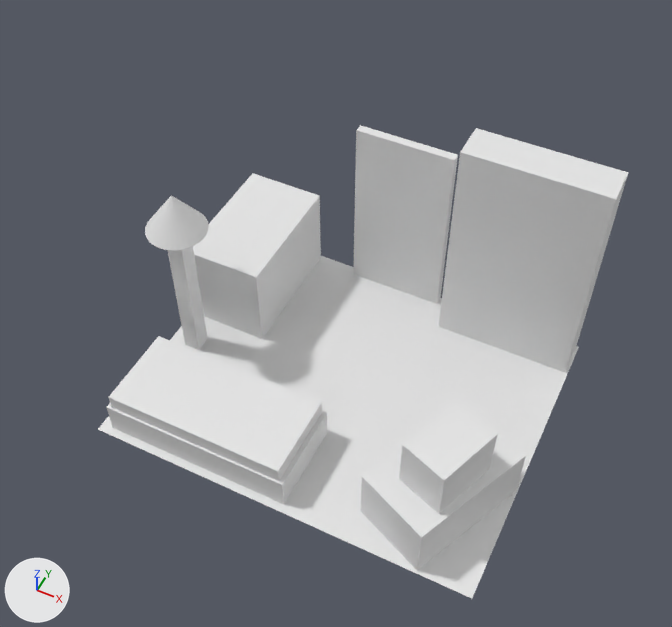
Before and after pictures for a commit that changed the Blender file Assets/Assets/MainMenu/GrayBox.blend.
One viewpoint serves both versions: a 50 mm camera at (12.7, -26.7, 38.7) aimed at (-0.3, -0.8, 6.3). The axes (+X, +Y, +Z) are drawn at lower left. The lights are the same throughout.
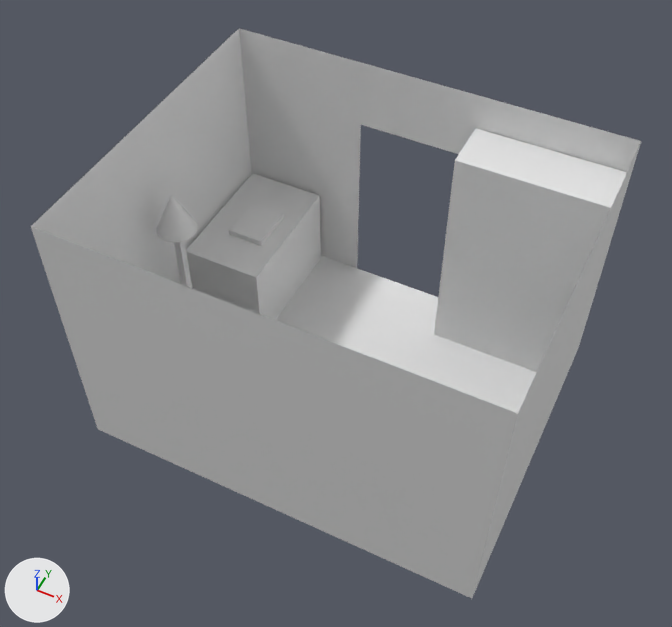
Commit message: Shit-box sorry

Where the newer file only moved an object's origin or applied its transform, the numbers keep the older frame.

What changed in the scene script:
```text
Add me_cube_011:
    me_cube_011.from_pydata([(-1.0, -1.0, -1.0), (-1.0, -1.0, 1.31), (-1.0, 1.0, -1.0), (-1.0, 1.0, 1.31), (1.0, -1.0, -1.0), (1.0, -1.0, 1.31), (1.0, 1.0, -1.0), (1.0, 1.0, 1.31), (-1.0, 0.0, -1.0), (-1.0, 0.0, 1.0), (1.0, 0.0, -1.0), (1.0, 0.0, 1.0)], [], [(8, 9, 3, 2), (2, 3, 7, 6), (10, 11, 5, 4), (4, 5, 1, 0), (8, 10, 4, 0), (11, 9, 1, 5), (7, 3, 9, 11), (2, 6, 10, 8), (6, 7, 11, 10), (0, 1, 9, 8)])
Add me_cube_007:
    me_cube_007.from_pydata([(-1.0, -1.0, -1.0), (-1.0, -1.0, 1.0), (-1.0, 1.0, -1.0), (-1.0, 1.0, 1.0), (1.0, -1.0, -1.0), (1.0, -1.0, 1.0), (1.0, 1.0, -1.0), (1.0, 1.0, 1.0)], [], [(0, 2, 3, 1), (2, 6, 7, 3), (6, 4, 5, 7), (4, 0, 1, 5)])
Change ob_cube:
    ob_cube.rotation_euler: (0.0, 0.0, -1.99) -> (0.0, 0.0, 0.0)  # degrees (0, 0, -114) -> degrees (0, 0, 0)
    ob_cube: bpy.data.objects.new('Cube', me_cube_001) -> bpy.data.objects.new('Cube', me_cube_011)
    ob_cube.location: (6.85, -4.15, 1.5) -> (-7.44, 4.16, 4.8)
    ob_cube.scale: (3.21, 1.94, 1.53) -> (0.965, 1.22, 0.25)
Change ob_cube_001:
    ob_cube_001: bpy.data.objects.new('Cube.001', me_cube_002) -> bpy.data.objects.new('Cube.001', me_cube_006)
Change ob_cube_002:
    ob_cube_002: bpy.data.objects.new('Cube.002', me_cube_003) -> bpy.data.objects.new('Cube.002', me_cube_002)
    ob_cube_002.location: (-8.65, -0.92, 4.56) -> (-4.5, -5.32, 2.13)
    ob_cube_002.rotation_euler: (0.0, 0.0, 0.0) -> (0.0, 0.0, -1.571)  # degrees (0, 0, 0) -> degrees (0, 0, -90)
    ob_cube_002.scale: (0.437, 0.437, 4.59) -> (2.16, 4.66, 0.437)
Change ob_cube_003:
    ob_cube_003.location: (6.26, 6.96, 6.02) -> (6.26, 6.63, 6.02)
    ob_cube_003.scale: (1.0, 3.6, 6.03) -> (1.32, 3.6, 6.03)
Change ob_cube_004:
    ob_cube_004.scale: (2.61, 0.233, 5.14) -> (2.61, 0.467, 5.14)
    add ob_cube_004.hide_set(True)
Change ob_cone:
    ob_cone.scale: (1.51, 1.51, 1.03) -> (0.977, 0.977, 1.02)
Add ob_stand:
    ob_stand = bpy.data.objects.new('Stand', me_cube_003)
    ob_stand.location = (-8.65, -0.92, 4.56)
    ob_stand.scale = (0.182, 0.182, 4.64)
Add ob_walls:
    ob_walls = bpy.data.objects.new('Walls', me_cube_007)
    ob_walls.location = (0.0, 0.0, 6.9)
    ob_walls.scale = (10.0, 8.0, 6.9)
    _m = ob_walls.modifiers.new('Boolean', 'BOOLEAN')
    _m.object = ob_cube_004
```

Where the change shows, as pixel boxes [x1, y1, x2, y2] in the pictures (672 x 627 px):
'Walls', shown, added
    after: [31, 28, 641, 598]
'Cube.003', moved, rescaled
    before: [439, 128, 628, 372]
    after: [434, 128, 627, 372]
'Cube.004', hidden
    before: [353, 125, 458, 304]
'Cube', reshaped, moved, rescaled, turned
    before: [360, 402, 526, 570]
    after: [229, 203, 284, 246]
'Cone', rescaled (34% narrower, 15% shorter)
    before: [145, 196, 209, 250]
    after: [156, 196, 198, 242]
'Cube.002', reshaped, moved, turned, rescaled (not visible afterwards)
    before: [168, 246, 207, 350]
'Stand', added
    after: [174, 241, 192, 288]
'Plane', unchanged, covered by the edit
    before: [98, 256, 579, 598]
    after: [276, 256, 537, 413]
'Cube.005', unchanged, covered by the edit
    before: [399, 401, 498, 514]
'Cube.006', unchanged, covered by the edit
    before: [107, 404, 327, 504]
